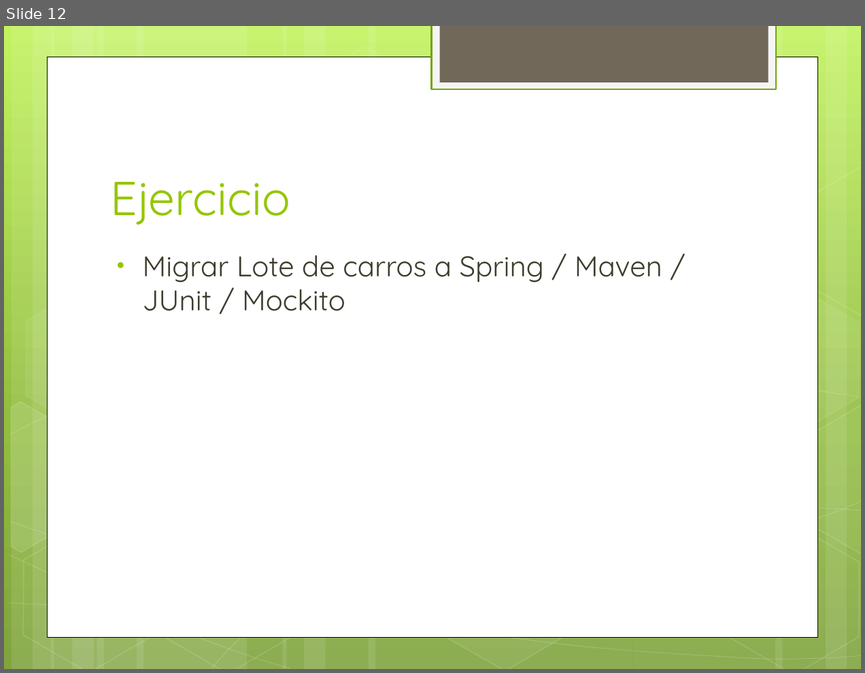
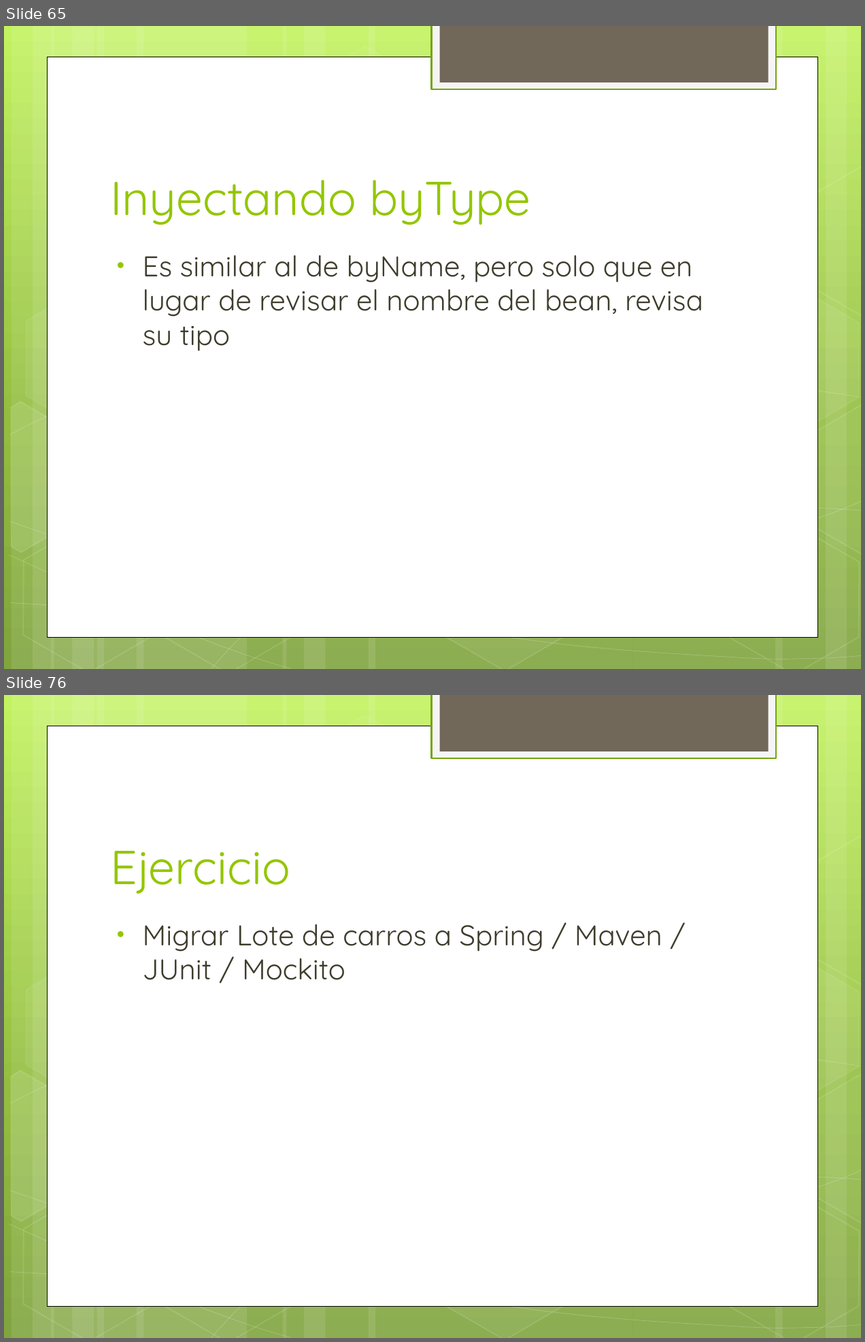
Before and after one commit to jdmr/CursoSpring, a slide deck: Presentation1.pptx. Shown one above the other, each under a label of ours: slide 12 before the commit, slides 65 and 76 after it; the slides between them are not shown. The pictures are 865x673 and 865x1342 pixels, drawn with LibreOffice and Linux fonts; fonts in the diff are those of the drawing. Boxes give left, top, right and bottom in pixels: in the first picture for what was removed or moved away, otherwise in the second. Text is boxed around its words. In the diff, an @@ line names an element or a change of style, - is before the commit and + after.

```diff
--- a/Presentation1.pptx
+++ b/Presentation1.pptx
@@ slide 65 added at [4, 26, 861, 669], background gradient #C3F35F to #93BF3F to #81A53E; not listed: 31 template elements that a slide beside it also shows @@
@@ title added at [110, 180, 531, 225], 40 pt, text #94C600 @@
+Inyectando byType
@@ text added at [143, 255, 703, 351], 24 pt, text #3E3D2D @@
+• Es similar al de byName, pero solo que en lugar de revisar el nombre del bean, revisa su tipo
@@ what was slide 12 is now slide 76 @@
```
Also in this commit, not shown: 1 slide changed, 40 other slides added.
